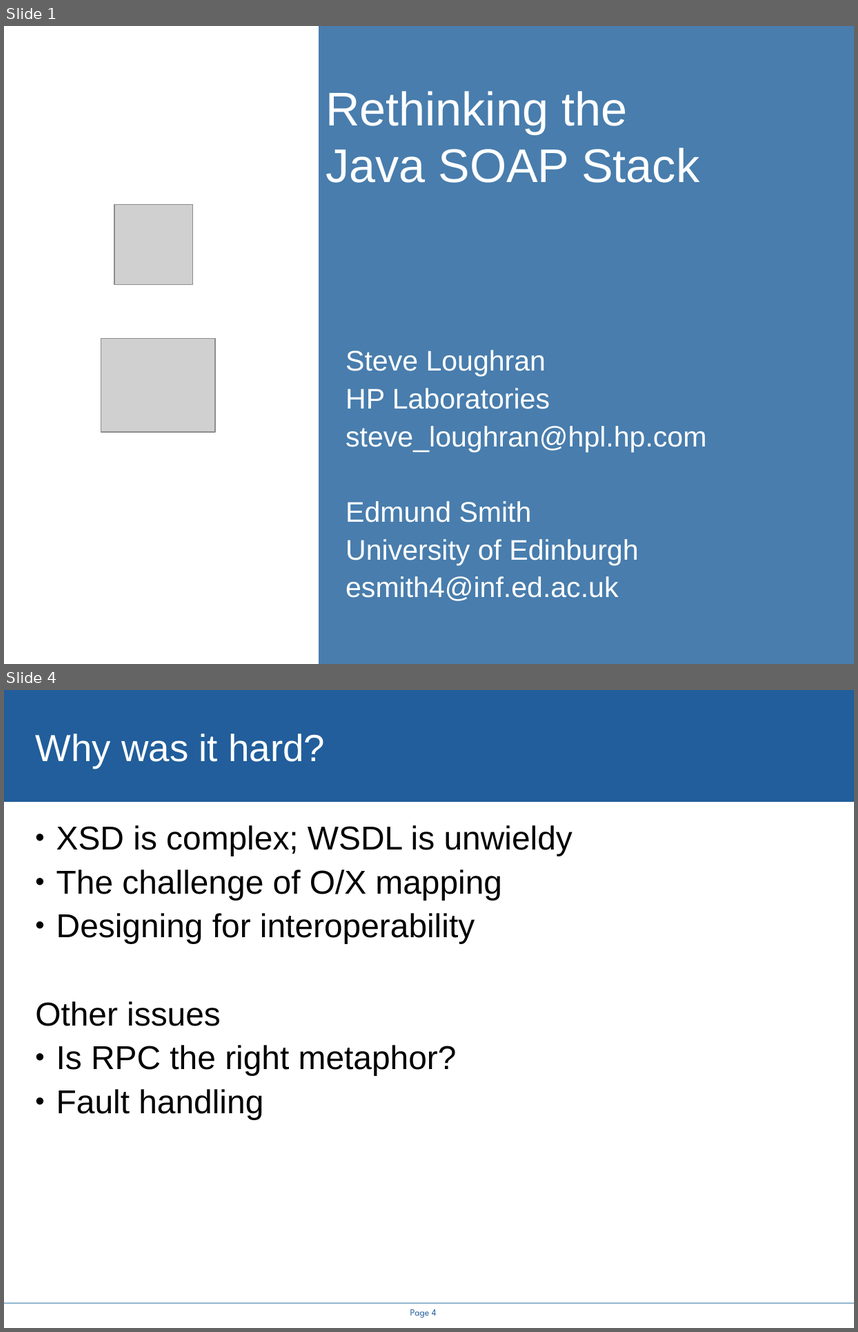
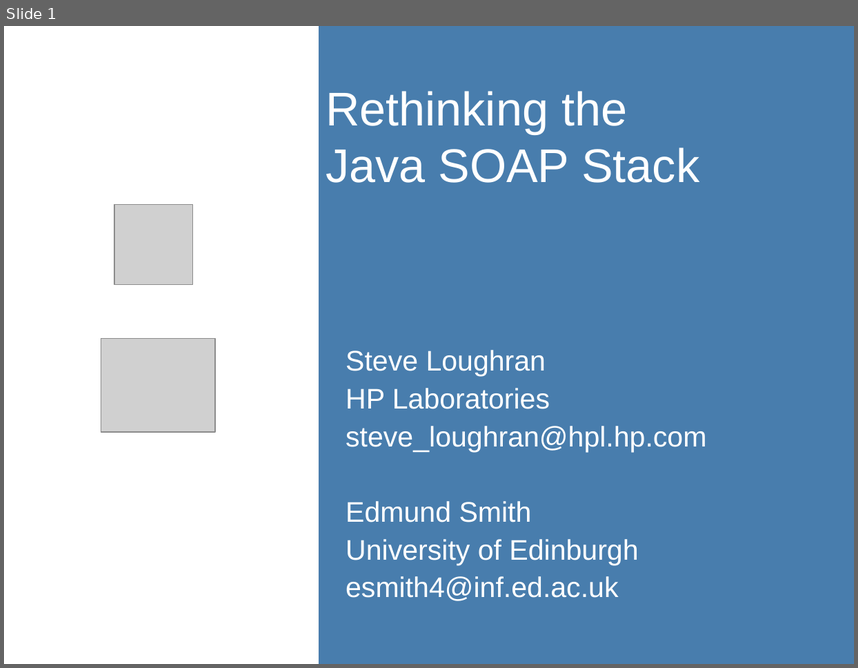
Before and after one commit to steveloughran/smartfrog, a slide deck: projects/alpine/doc/icws2005/rethinking_the_java_SOAP_stack.ppt. Shown one above the other, each under a label of ours: slides 1 and 4 before the commit, slide 1 after it; the slides between them are not shown. The pictures are 858x1332 and 858x668 pixels, drawn with LibreOffice and Linux fonts; fonts in the diff are those of the drawing; grey boxes stand for pictures; background and template pictures are left out. Boxes give left, top, right and bottom in pixels: in the first picture for what was removed or moved away, otherwise in the second. Text is boxed around its words. In the diff, an @@ line names an element or a change of style, - is before the commit and + after.

```diff
--- a/projects/alpine/doc/icws2005/rethinking_the_java_SOAP_stack.ppt
+++ b/projects/alpine/doc/icws2005/rethinking_the_java_SOAP_stack.ppt
@@ slide 4 removed at (x1=4, y1=690, x2=854, y2=1328), background #FFFFFF @@
@@ rectangle removed at (x1=4, y1=690, x2=854, y2=801) @@
@@ title removed at (x1=35, y1=733, x2=325, y2=768) @@
-Why was it hard?
@@ text removed at (x1=35, y1=825, x2=573, y2=1119) @@
-• XSD is complex; WSDL is unwieldy
-• The challenge of O/X mapping
-• Designing for interoperability
-Other issues
-• Is RPC the right metaphor?
-• Fault handling
@@ line removed from (4, 1303) to (854, 1303) @@
@@ page number removed at (x1=410, y1=1309, x2=437, y2=1317) @@
-Page 4
```
Also in this commit, not shown: 15 slides changed, 4 slides added, 3 other slides removed, 8 other files.
